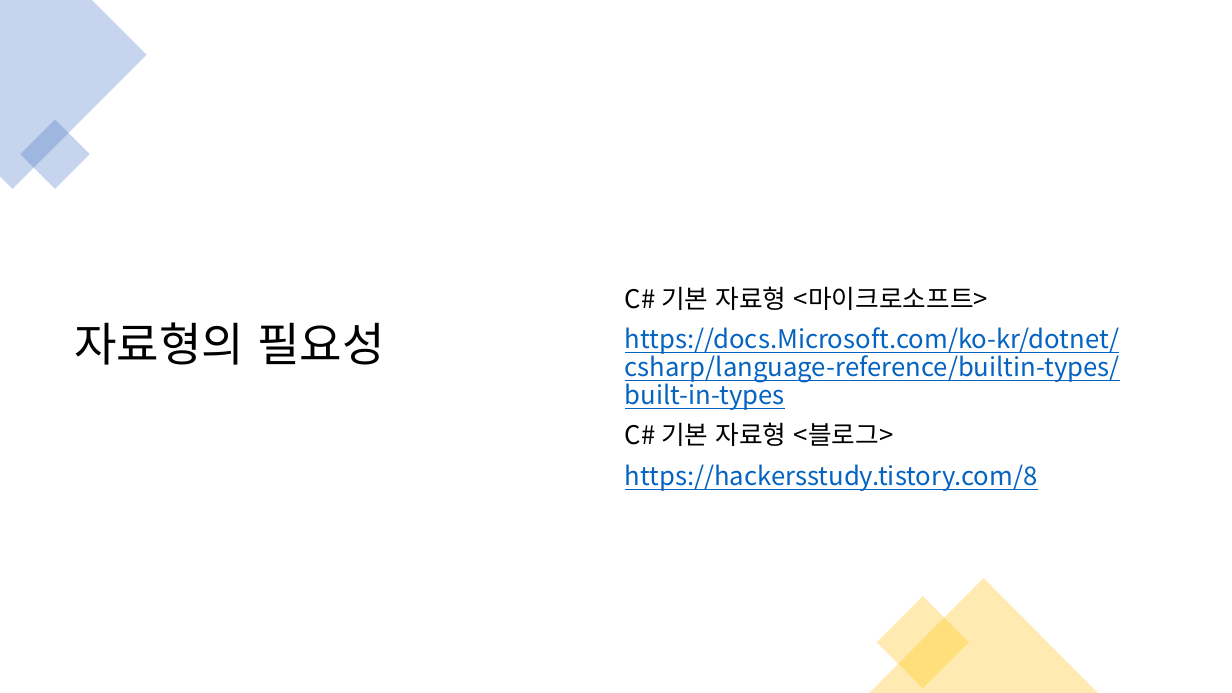
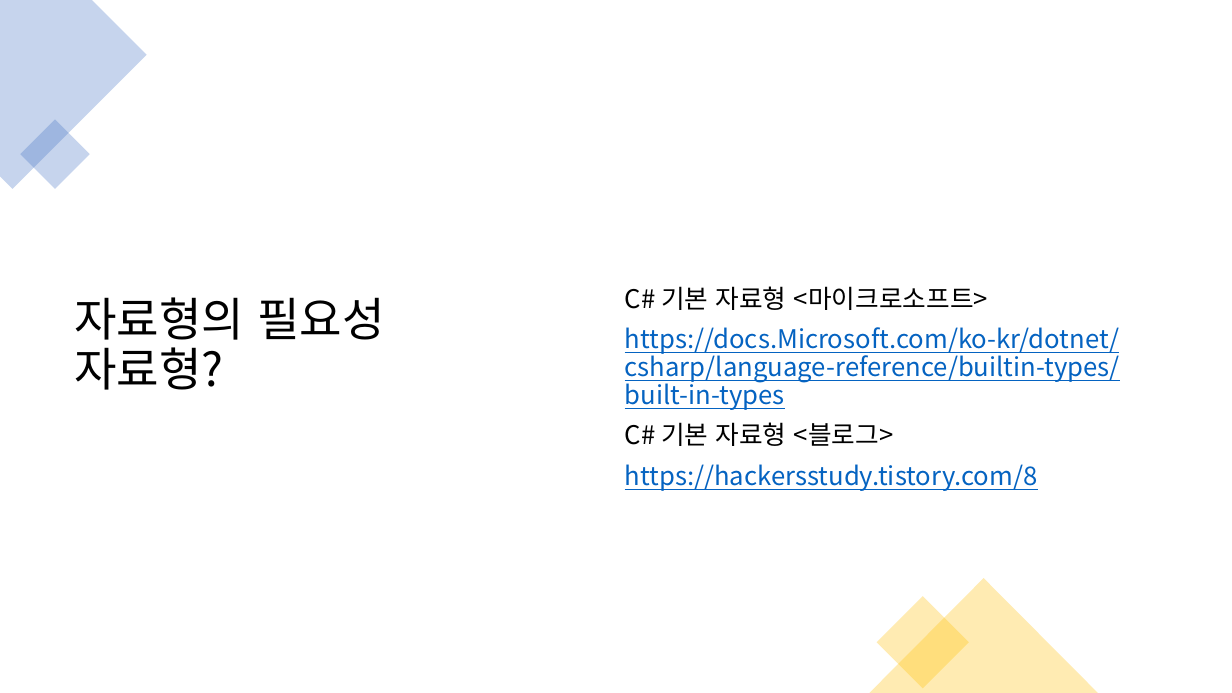
Before and after one commit to kjh99660/Study_powerpoint, a slide deck: slide 7 of c# 스터디 1주 차.pptx. Drawn at 1232x693 pixels with LibreOffice and Linux fonts; fonts in the diff are those of the drawing. Boxes give left, top, right and bottom in pixels: in the first picture for what was removed or moved away, otherwise in the second. Text is boxed around its words. In the diff, an @@ line names an element or a change of style, - is before the commit and + after.

```diff
--- a/c# 스터디 1주 차.pptx
+++ b/c# 스터디 1주 차.pptx
@@ title at (74, 297, 385, 390): text changed @@
-자료형의 필요성
+자료형의 필요성
+자료형?
```
Also in this commit, not shown: 1 other slide changed, 2 slides added, 4 other files.
